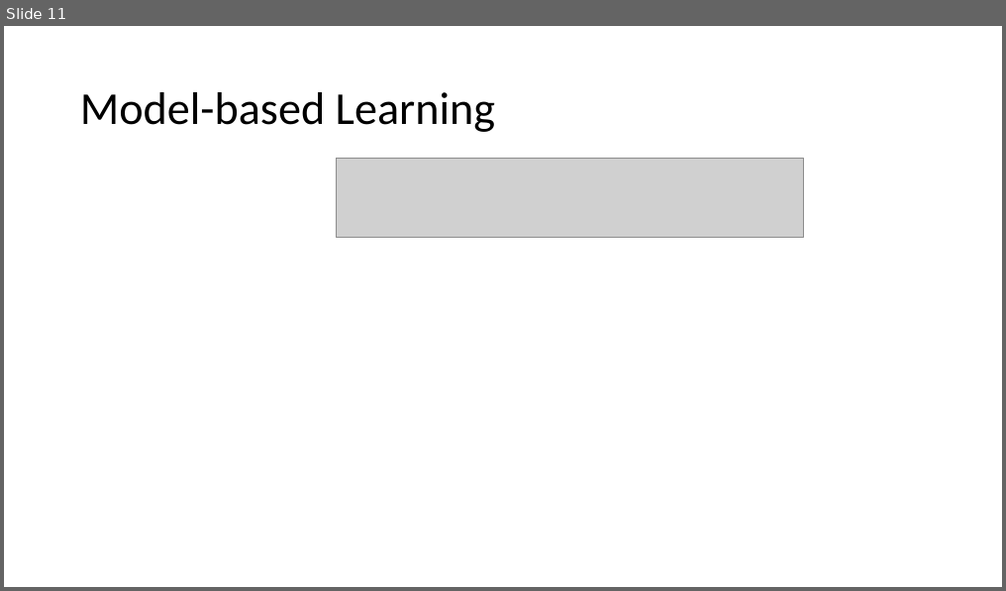
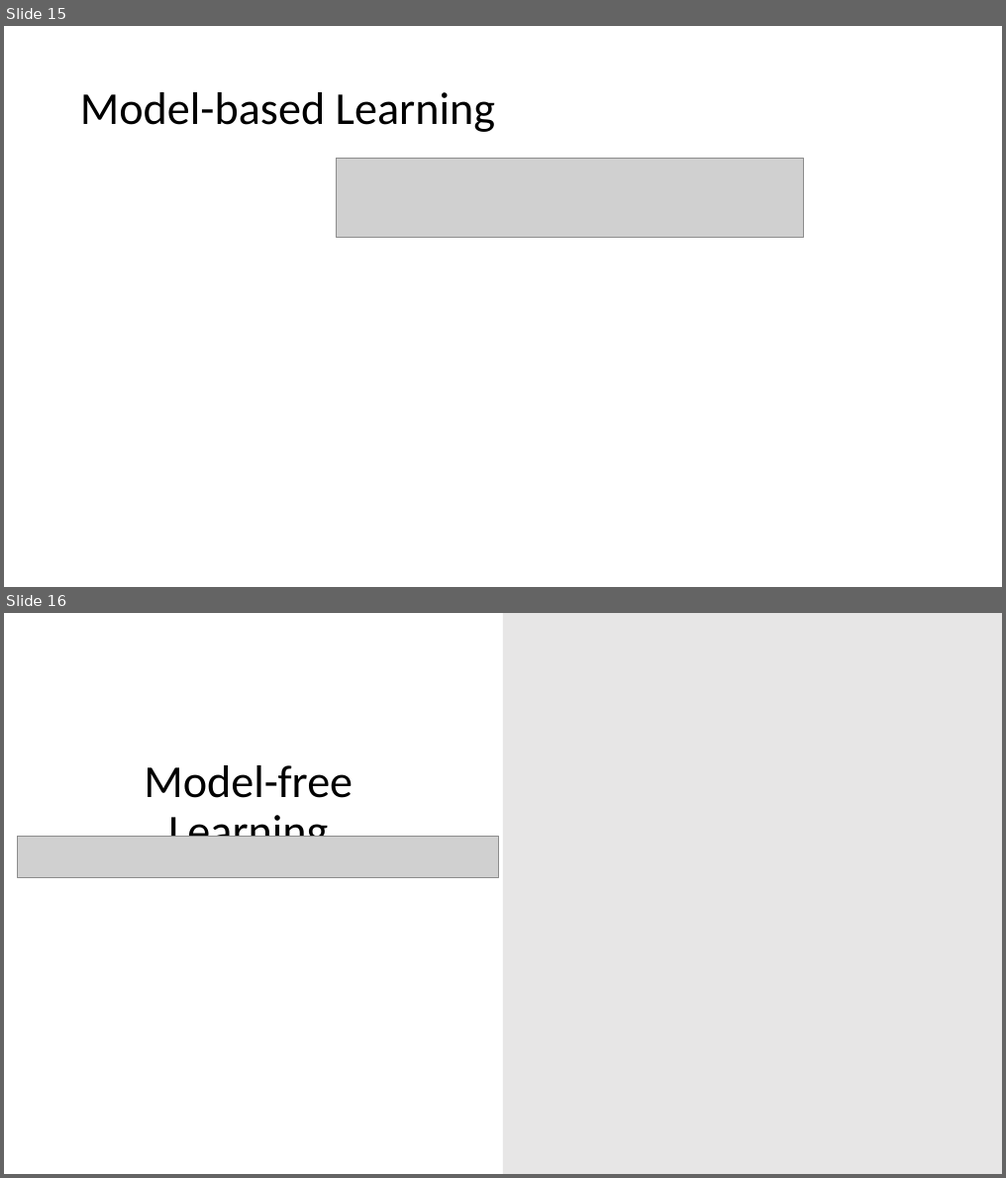
Before and after one commit to ameet123/rl_demo, a slide deck: RL.pptx. Shown one above the other, each under a label of ours: slide 11 before the commit, slides 15 and 16 after it. The pictures are 1006x591 and 1006x1178 pixels, drawn with LibreOffice and Linux fonts; fonts in the diff are those of the drawing; grey boxes stand for pictures. Boxes give left, top, right and bottom in pixels: in the first picture for what was removed or moved away, otherwise in the second. Text is boxed around its words. In the diff, an @@ line names an element or a change of style, - is before the commit and + after.

```diff
--- a/RL.pptx
+++ b/RL.pptx
@@ slide 16 added at <box>4,613,1002,1174</box>, background #FFFFFF @@
@@ rectangle added at <box>503,613,1002,1174</box>, fill #E7E6E6 @@
@@ title added at <box>144,765,352,837</box>, 44 pt, text #000000 @@
+Model-free Learning
@@ picture added at <box>18,836,498,878</box> @@
@@ what was slide 11 is now slide 15 @@
```
Also in this commit, not shown: 2 slides changed, 5 other slides added, 1 slide removed.
